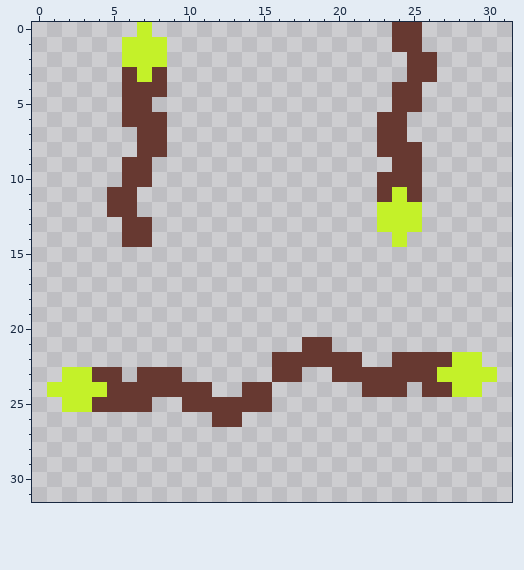
Pixel-art sprite -- content/weapons.png. Above: the version before the commit.
The file is 32x32 pixels.
After the commit:
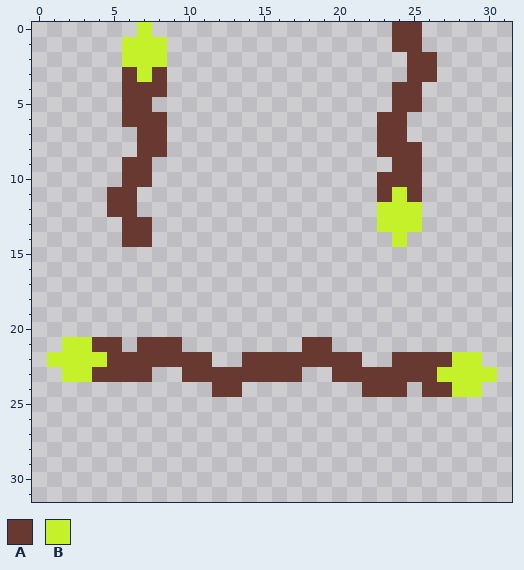
Palette (. is transparent): A #673931  B #c4f129
The exact change:
{"y":21,"x":2,"old":"....","new":"BBAA"}
{"y":21,"x":7,"old":"...","new":"AAA"}
{"y":22,"x":1,"old":"...........","new":"BBBBAAAAAAA"}
{"y":22,"x":14,"old":"..","new":"AA"}
{"y":23,"x":6,"old":".","new":"A"}
{"y":23,"x":8,"old":"AA......","new":"..AAAAAA"}
{"y":24,"x":1,"old":"BBBBAAAAAAA..AA","new":"...........AA.."}
{"y":25,"x":2,"old":"BBAAAA","new":"......"}
{"y":25,"x":10,"old":"AAAAAA","new":"......"}
{"y":26,"x":12,"old":"AA","new":".."}
